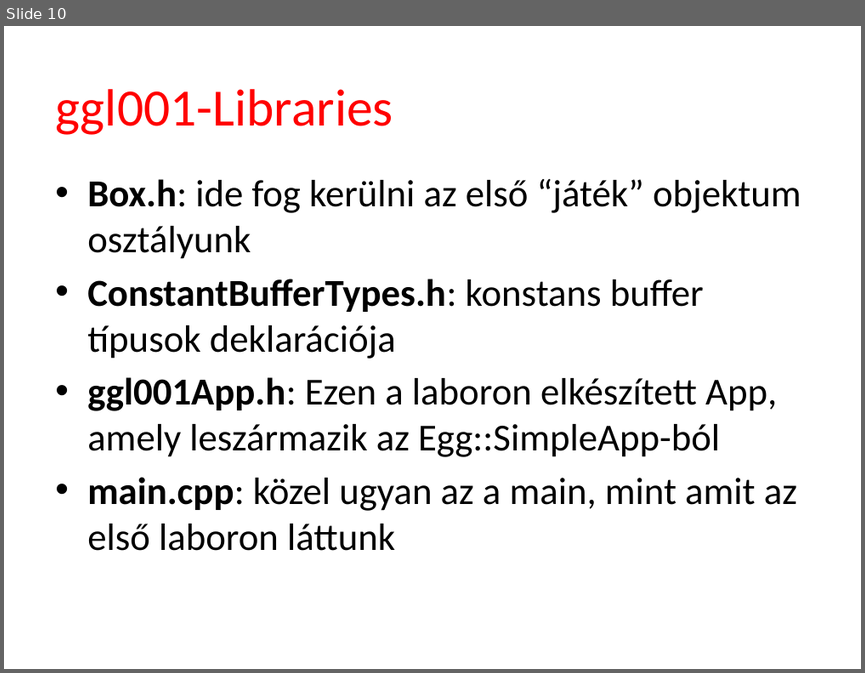
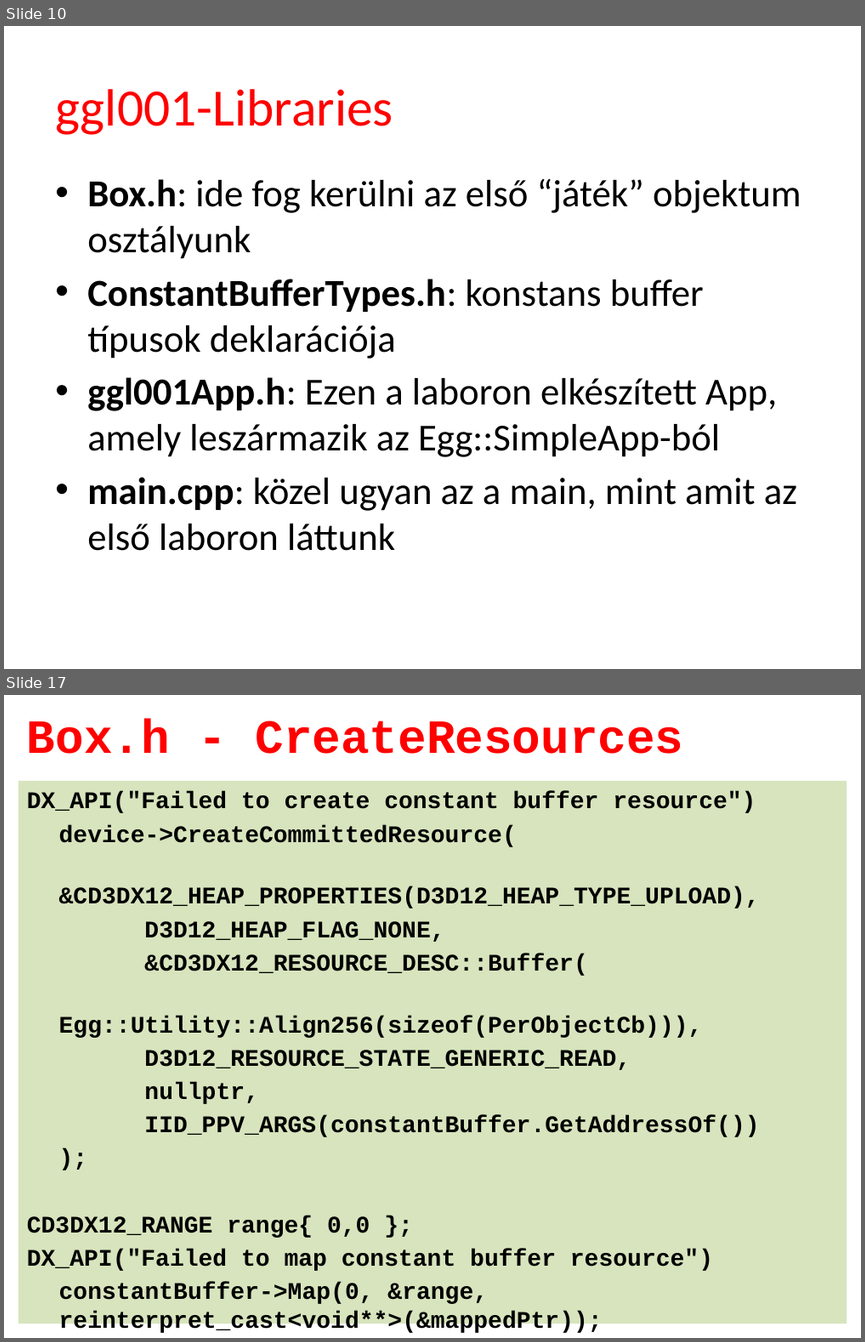
Before and after one commit to tyekx/dx12, a slide deck: Slides/gg001-Libraries.pptx. Shown one above the other, each under a label of ours: slide 10 before the commit, slides 10 and 17 after it; the slides between them are not shown. The pictures are 865x673 and 865x1342 pixels, drawn with LibreOffice and Linux fonts; fonts in the diff are those of the drawing; background and template pictures are left out. Boxes give left, top, right and bottom in pixels: in the first picture for what was removed or moved away, otherwise in the second. Text is boxed around its words. In the diff, an @@ line names an element or a change of style, - is before the commit and + after.

```diff
--- a/Slides/gg001-Libraries.pptx
+++ b/Slides/gg001-Libraries.pptx
@@ slide 17 added at (x1=4, y1=695, x2=861, y2=1338), background #FFFFFF @@
@@ title added at (x1=27, y1=719, x2=684, y2=754), 40 pt, text #FF0000, bold @@
+Box.h - CreateResources
@@ text added at (x1=18, y1=781, x2=847, y2=1323), fill #D7E4BD, 20 pt, text #000000, bold @@
+DX_API("Failed to create constant buffer resource")
+device->CreateCommittedResource(
+&CD3DX12_HEAP_PROPERTIES(D3D12_HEAP_TYPE_UPLOAD),
+D3D12_HEAP_FLAG_NONE,
+&CD3DX12_RESOURCE_DESC::Buffer(
+Egg::Utility::Align256(sizeof(PerObjectCb))),
+D3D12_RESOURCE_STATE_GENERIC_READ,
+nullptr,
+IID_PPV_ARGS(constantBuffer.GetAddressOf())
+);
+CD3DX12_RANGE range{ 0,0 };
+DX_API("Failed to map constant buffer resource")
+constantBuffer->Map(0, &range, reinterpret_cast<void**>(&mappedPtr));
```
Also in this commit, not shown: 2 slides changed, 14 other slides added, 49 other files.
